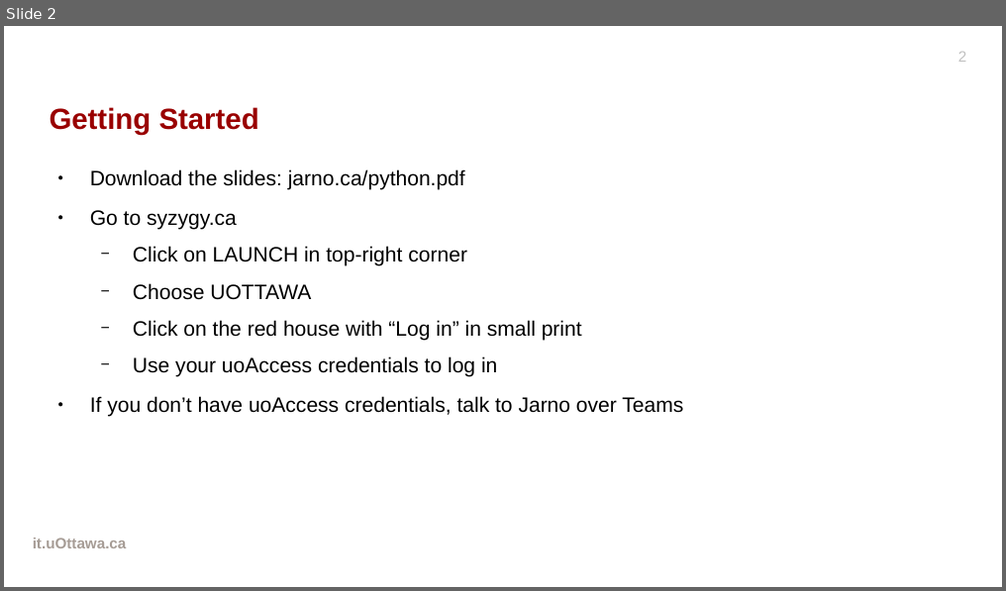
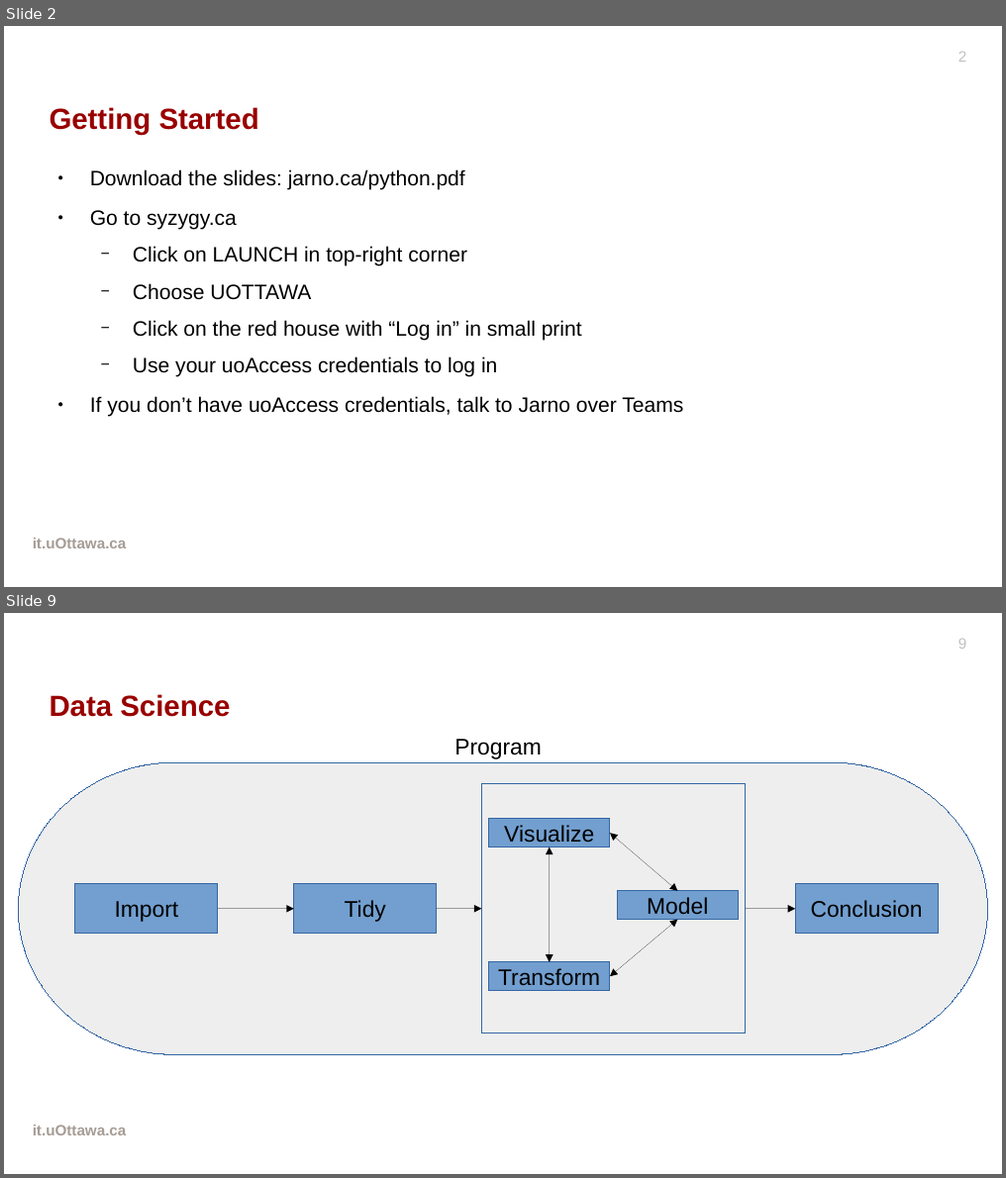
Before and after one commit to drjarno/python-workshop-2020-may, a slide deck: Slides.odp. Shown one above the other, each under a label of ours: slide 2 before the commit, slides 2 and 9 after it; the slides between them are not shown. The pictures are 1006x591 and 1006x1178 pixels, drawn with LibreOffice and Linux fonts; fonts in the diff are those of the drawing; background and template pictures are left out. Boxes give left, top, right and bottom in pixels: in the first picture for what was removed or moved away, otherwise in the second. Text is boxed around its words. In the diff, an @@ line names an element or a change of style, - is before the commit and + after.

```diff
--- a/Slides.odp
+++ b/Slides.odp
@@ slide 9 added at (4,613,1002,1174), background picture (left out); not listed: 2 template elements that a slide beside it also shows @@
@@ title added at (50,694,230,717), 23.2 pt, text #990000, bold @@
+Data Science
@@ text added at (454,739,542,760), 18 pt, text #000000 @@
+Program
@@ pill shape added at (19,762,988,1055), fill #EEEEEE, outline #3465A4 0 pt @@
@@ rectangle added at (482,784,746,1034), outline #3465A4 0 pt @@
@@ rectangle added at (488,819,610,847), fill #729FCF, outline #3465A4 0 pt, 18 pt, text #000000 @@
+Visualize
@@ double arrow added from (549, 962) to (549, 848), #000000 0 pt @@
@@ double arrow added from (610, 833) to (678, 891), #000000 0 pt @@
@@ rectangle added at (75,883,218,934), fill #729FCF, outline #3465A4 0 pt, 18 pt, text #000000 @@
+Import
@@ arrow added from (218, 909) to (294, 909), #000000 0 pt @@
@@ rectangle added at (294,883,436,934), fill #729FCF, outline #3465A4 0 pt, 18 pt, text #000000 @@
+Tidy
@@ arrow added from (437, 909) to (482, 909), #000000 0 pt @@
@@ rectangle added at (617,891,739,919), fill #729FCF, outline #3465A4 0 pt, 18 pt, text #000000 @@
+Model
@@ arrow added from (746, 909) to (795, 909), #000000 0 pt @@
@@ rectangle added at (795,883,938,934), fill #729FCF, outline #3465A4 0 pt, 18 pt, text #000000 @@
+Conclusion
@@ double arrow added from (610, 977) to (678, 920), #000000 0 pt @@
@@ rectangle added at (488,962,610,990), fill #729FCF, outline #3465A4 0 pt, 18 pt, text #000000 @@
+Transform
```
Also in this commit, not shown: 2 slides changed, 15 other slides added.
